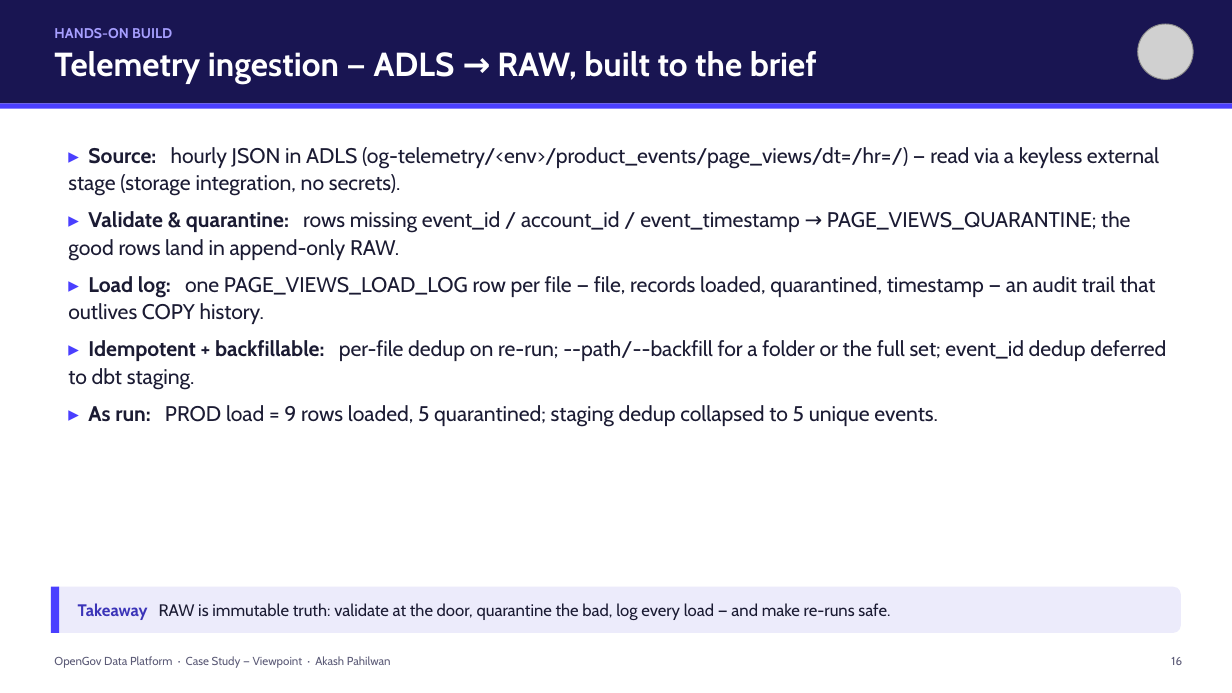
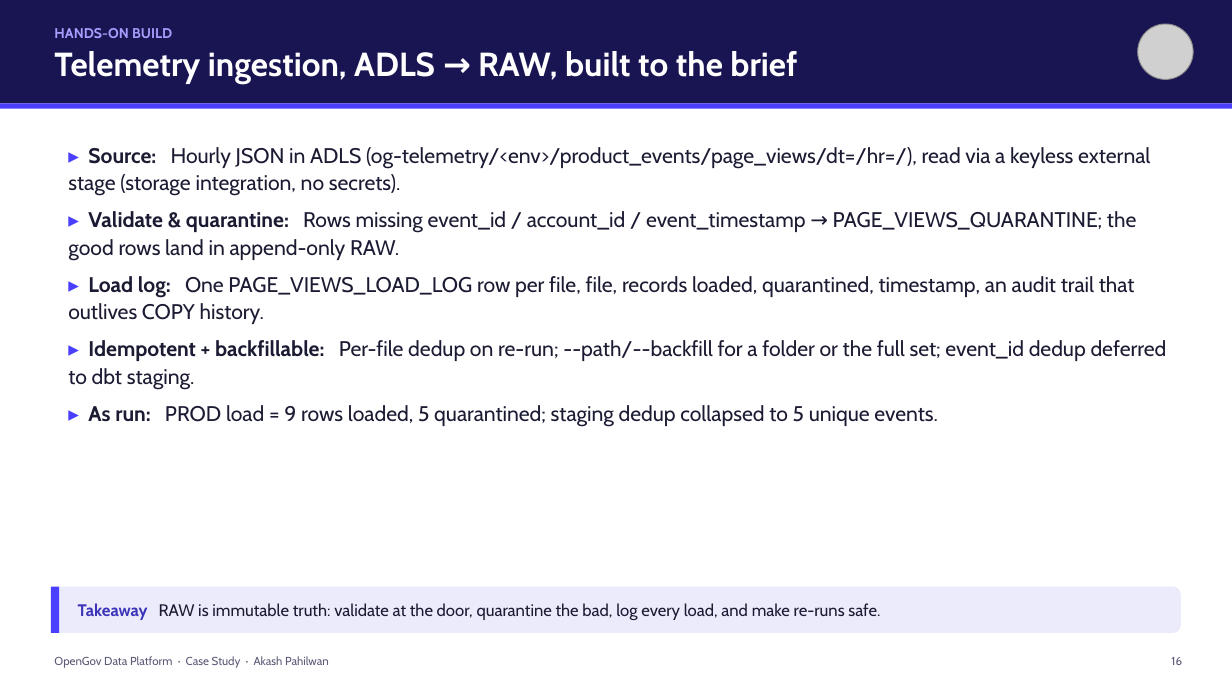
Before and after one commit to akashpahilwan/OpenGovPOC, a slide deck: slide 17 of presentation/OpenGov_Data_Platform_CaseStudy.pptx. Drawn at 1232x693 pixels with LibreOffice and Linux fonts; fonts in the diff are those of the drawing; grey boxes stand for pictures. Boxes give left, top, right and bottom in pixels: in the first picture for what was removed or moved away, otherwise in the second. Text is boxed around its words. In the diff, an @@ line names an element or a change of style, - is before the commit and + after.

```diff
--- a/presentation/OpenGov_Data_Platform_CaseStudy.pptx
+++ b/presentation/OpenGov_Data_Platform_CaseStudy.pptx
@@ text at box(54, 51, 797, 84): text changed @@
-Telemetry ingestion — ADLS → RAW, built to the brief
+Telemetry ingestion, ADLS → RAW, built to the brief
@@ text at box(68, 147, 1167, 390): text changed @@
-▸ Source: hourly JSON in ADLS (og-telemetry/<env>/product_events/page_views/dt=/hr=/) — read via a keyless external stage (storage integration, no secrets).
-▸ Validate & quarantine: rows missing event_id / account_id / event_timestamp → PAGE_VIEWS_QUARANTINE; the good rows land in append-only RAW.
-▸ Load log: one PAGE_VIEWS_LOAD_LOG row per file — file, records loaded, quarantined, timestamp — an audit trail that outlives COPY history.
-▸ Idempotent + backfillable: per-file dedup on re-run; --path/--backfill for a folder or the full set; event_id dedup deferred to dbt staging.
+▸ Source: Hourly JSON in ADLS (og-telemetry/<env>/product_events/page_views/dt=/hr=/), read via a keyless external stage (storage integration, no secrets).
+▸ Validate & quarantine: Rows missing event_id / account_id / event_timestamp → PAGE_VIEWS_QUARANTINE; the good rows land in append-only RAW.
+▸ Load log: One PAGE_VIEWS_LOAD_LOG row per file, file, records loaded, quarantined, timestamp, an audit trail that outlives COPY history.
+▸ Idempotent + backfillable: Per-file dedup on re-run; --path/--backfill for a folder or the full set; event_id dedup deferred to dbt staging.
@@ text at box(78, 603, 880, 620): text changed @@
-Takeaway RAW is immutable truth: validate at the door, quarantine the bad, log every load — and make re-runs safe.
+Takeaway RAW is immutable truth: validate at the door, quarantine the bad, log every load, and make re-runs safe.
@@ text at box(54, 656, 329, 668): text changed @@
-OpenGov Data Platform · Case Study — Viewpoint · Akash Pahilwan
+OpenGov Data Platform · Case Study · Akash Pahilwan
```
Also in this commit, not shown: 27 other slides changed, 1 other file.
